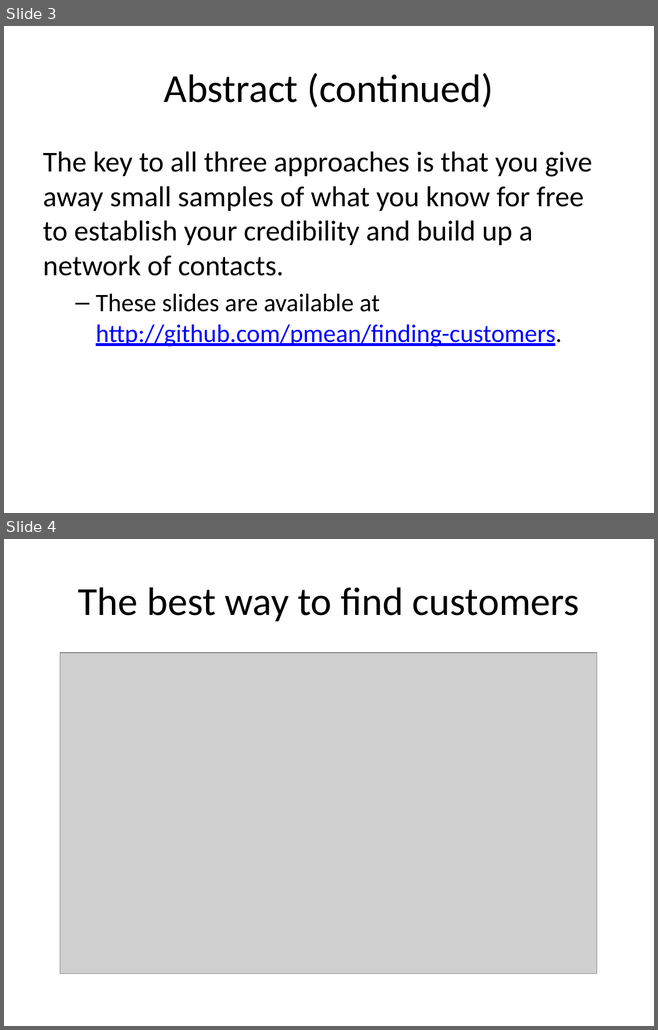
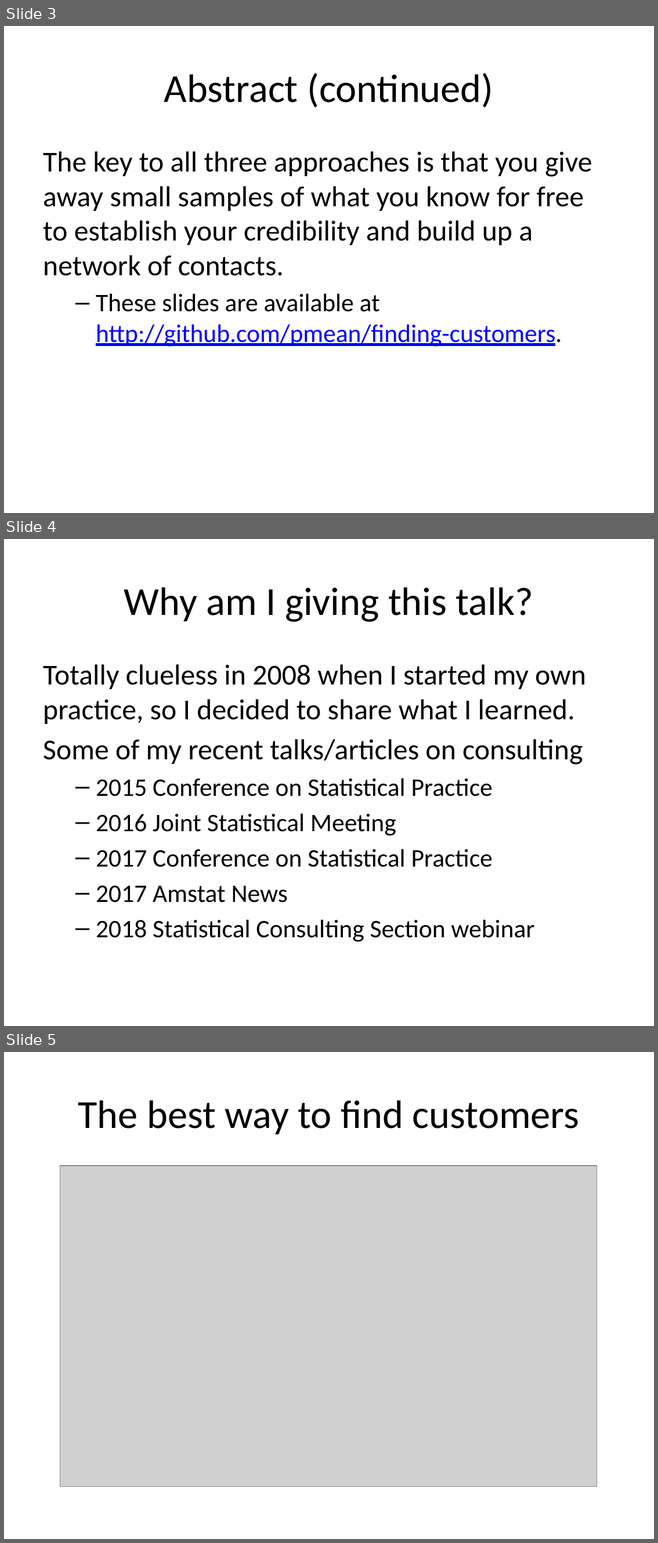
Before and after one commit to pmean/finding-customers, a slide deck: finding-customers.pptx. Shown one above the other, each under a label of ours: slides 3 and 4 before the commit, slides 3, 4 and 5 after it. The pictures are 658x1030 and 658x1543 pixels, drawn with LibreOffice and Linux fonts; fonts in the diff are those of the drawing; grey boxes stand for pictures. Boxes give left, top, right and bottom in pixels: in the first picture for what was removed or moved away, otherwise in the second. Text is boxed around its words. In the diff, an @@ line names an element or a change of style, - is before the commit and + after.

```diff
--- a/finding-customers.pptx
+++ b/finding-customers.pptx
@@ slide 4 added at [4,539,654,1026], background #FFFFFF @@
@@ title added at [124,587,533,622], 44 pt, text #000000 @@
+Why am I giving this talk?
@@ text added at [43,664,586,942], 28 pt, text #000000 @@
+Totally clueless in 2008 when I started my own practice, so I decided to share what I learned.
+Some of my recent talks/articles on consulting
+  – 2015 Conference on Statistical Practice
+  – 2016 Joint Statistical Meeting
+  – 2017 Conference on Statistical Practice
+  – 2017 Amstat News
+  – 2018 Statistical Consulting Section webinar
@@ what was slide 4 is now slide 5 @@
```
Also in this commit, not shown: 6 slides changed, 9 other slides added, 1 slide removed, 3 other files.
